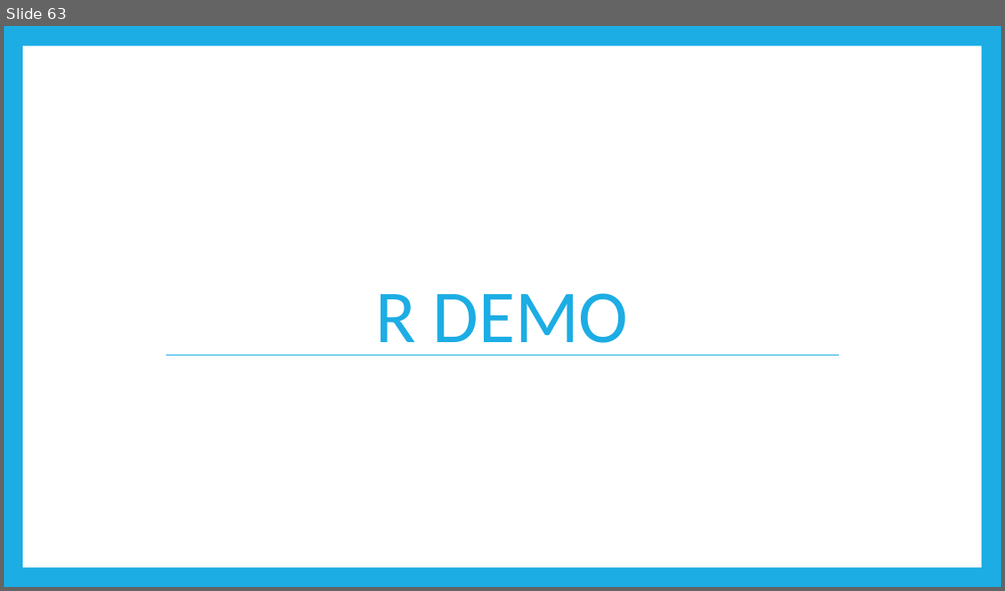
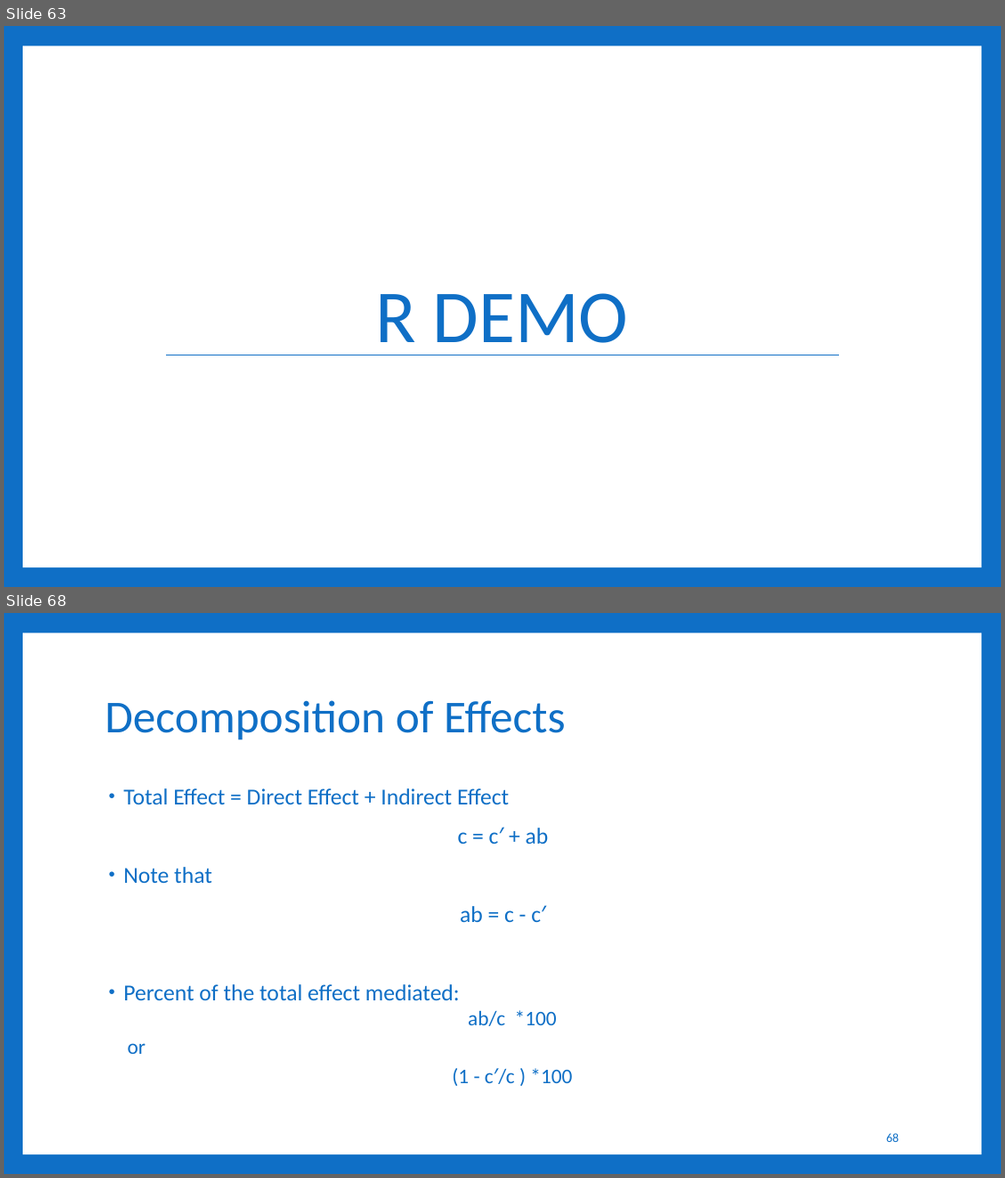
Before and after one commit to RandiLGarcia/smith-r-workshop, a slide deck: docs/Day 3 Slides.pptx. Shown one above the other, each under a label of ours: slide 63 before the commit, slides 63 and 68 after it; the slides between them are not shown. The pictures are 1005x591 and 1005x1178 pixels, drawn with LibreOffice and Linux fonts; fonts in the diff are those of the drawing. Boxes give left, top, right and bottom in pixels: in the first picture for what was removed or moved away, otherwise in the second. Text is boxed around its words. In the diff, an @@ line names an element or a change of style, - is before the commit and + after.

```diff
--- a/docs/Day 3 Slides.pptx
+++ b/docs/Day 3 Slides.pptx
@@ slide 68 added at box(4, 613, 1001, 1174), background #0F6FC6; not listed: 1 template element that a slide beside it also shows @@
@@ title added at box(105, 700, 566, 740), 44 pt, text #0F6FC6 @@
+Decomposition of Effects
@@ text added at box(123, 788, 572, 1086), 22 pt, text #0F6FC6 @@
+• Total Effect = Direct Effect + Indirect Effect
+c = c′ + ab
+• Note that
+ab = c - c′
+• Percent of the total effect mediated:
+  ab/c *100
+  or
+  (1 - c′/c ) *100
@@ page number added at box(886, 1133, 898, 1142), 12 pt, text #0F6FC6 @@
+68
@@ slide 63 changed as well @@
@@ background #1CADE4 to #0F6FC6 @@
@@ title "R DEMO" at box(375, 293, 629, 355): text colour #1CADE4 to #0F6FC6 @@
@@ line (166, 355) - (840, 355): stroke #1CADE4 0.79 pt to #0F6FC6 0.79 pt @@
```
Also in this commit, not shown: 62 other slides changed, 59 other slides added, 4 other files.
